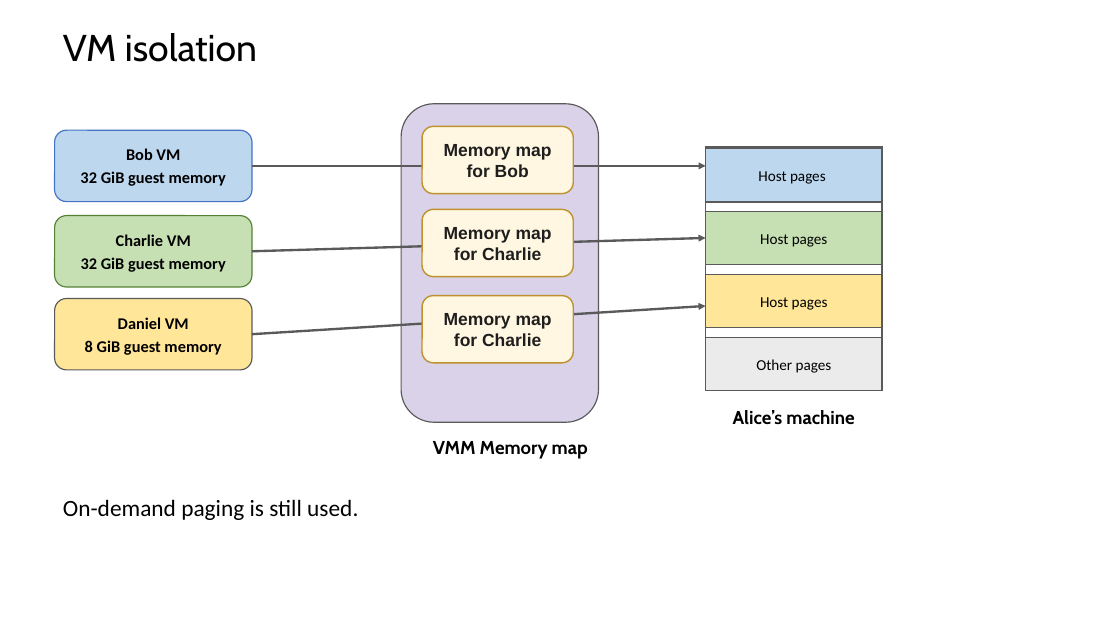
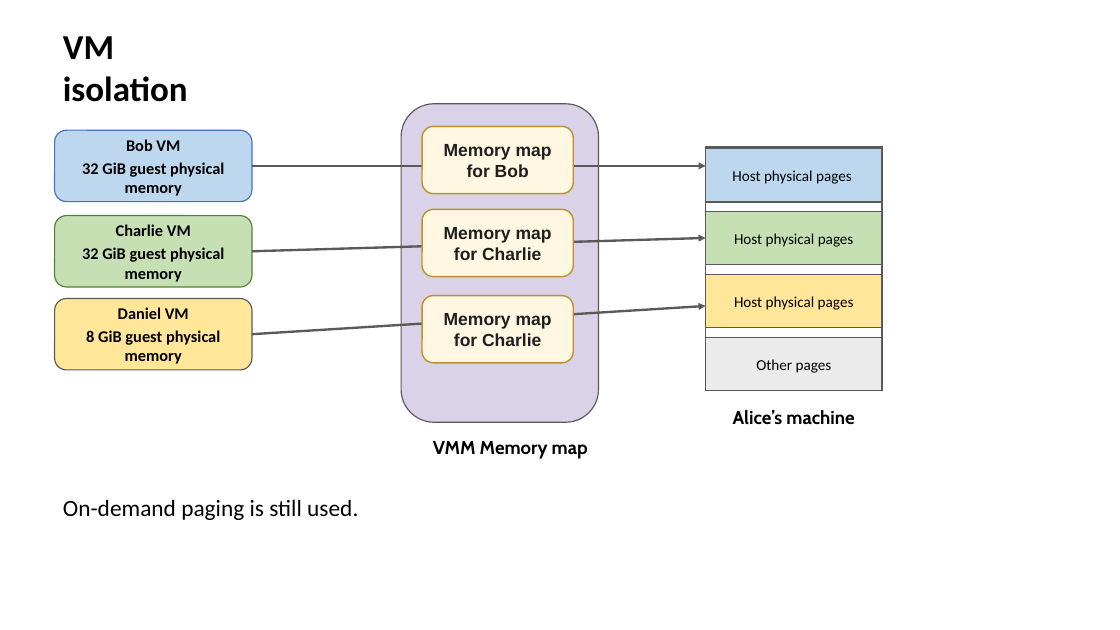
Before and after one commit to zhangzhics/CITS5503_Sem2, a slide deck: slide 23 of Live-lecture-slides/CITS5503Virtualization_DynamoDB_week4.pptx. Drawn at 1120x630 pixels with LibreOffice and Linux fonts; fonts in the diff are those of the drawing. Boxes give left, top, right and bottom in pixels: in the first picture for what was removed or moved away, otherwise in the second. Text is boxed around its words. In the diff, an @@ line names an element or a change of style, - is before the commit and + after.

Commit message:
corrected typos in slides of week 4

```diff
--- a/Live-lecture-slides/CITS5503Virtualization_DynamoDB_week4.pptx
+++ b/Live-lecture-slides/CITS5503Virtualization_DynamoDB_week4.pptx
@@ text "VM isolation" at [63,36,188,102]: size 32 to 30 pt, font Cabin to Calibri, bold on @@
@@ text in rounded rectangle at [82,162,224,196]: text changed @@
-32 GiB guest memory
+32 GiB guest physical memory
@@ text in rectangle at [732,170,852,184]: text changed @@
-Host pages
+Host physical pages
@@ text in rectangle at [734,233,854,247]: text changed @@
-Host pages
+Host physical pages
@@ text in rounded rectangle at [82,247,224,282]: text changed @@
-32 GiB guest memory
+32 GiB guest physical memory
@@ text in rectangle at [734,296,854,310]: text changed @@
-Host pages
+Host physical pages
@@ text in rounded rectangle at [86,330,220,364]: text changed @@
-8 GiB guest memory
+8 GiB guest physical memory
```
Also in this commit, not shown: 19 other slides changed.
